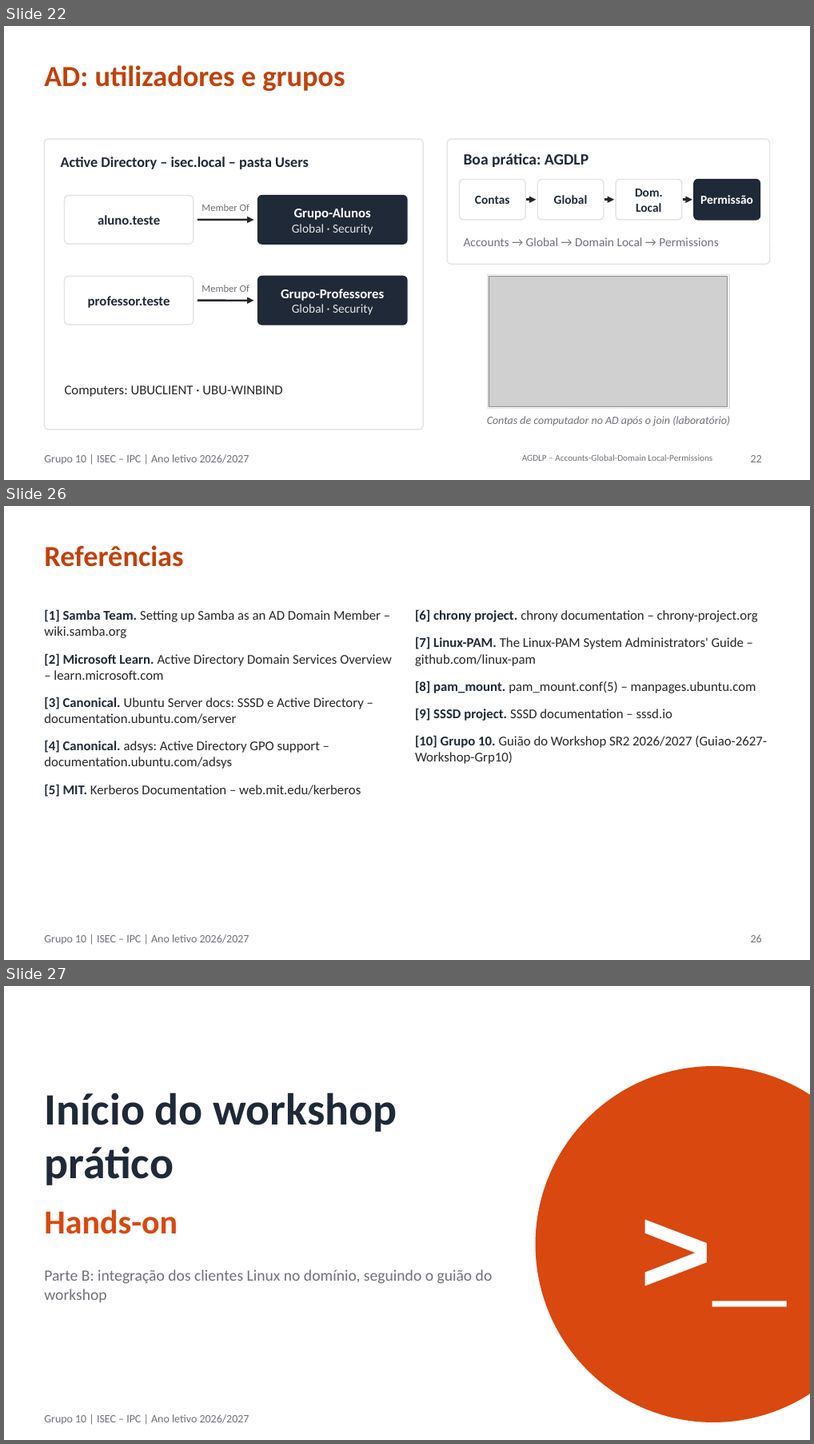
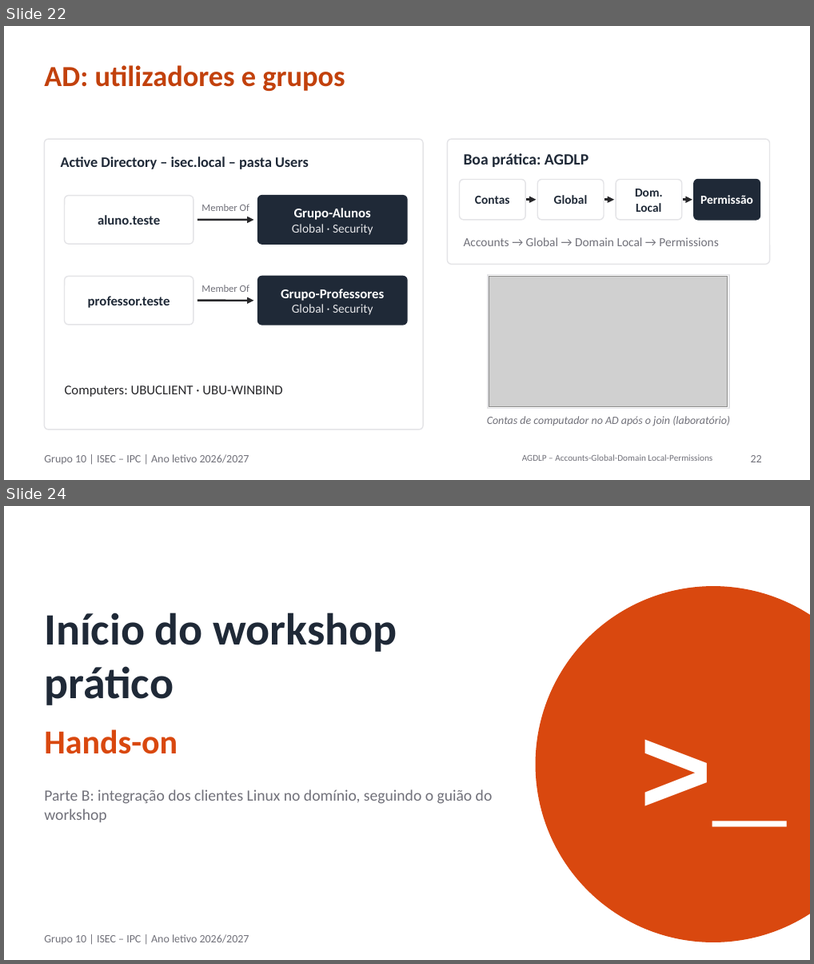
Before and after one commit to orlandonss/TrabalhoSR2, a slide deck: Apresentacoes_Workshop/SR2-2627-Workshop-Grp10-Apresentação-A-resumida.pptx. Shown one above the other, each under a label of ours: slides 22, 26 and 27 before the commit, slides 22 and 24 after it; the slides between them are not shown. The pictures are 814x1444 and 814x964 pixels, drawn with LibreOffice and Linux fonts; fonts in the diff are those of the drawing; grey boxes stand for pictures. Boxes give left, top, right and bottom in pixels: in the first picture for what was removed or moved away, otherwise in the second. Text is boxed around its words. In the diff, an @@ line names an element or a change of style, - is before the commit and + after.

```diff
--- a/Apresentacoes_Workshop/SR2-2627-Workshop-Grp10-Apresentação-A-resumida.pptx
+++ b/Apresentacoes_Workshop/SR2-2627-Workshop-Grp10-Apresentação-A-resumida.pptx
@@ slide 26 removed at [4,506,810,960], background #FFFFFF; not listed: 1 template element that a slide beside it also shows @@
@@ title removed at [44,545,183,567] @@
-Referências
@@ text removed at [44,609,391,796] @@
-[1] Samba Team. Setting up Samba as an AD Domain Member – wiki.samba.org
-[2] Microsoft Learn. Active Directory Domain Services Overview – learn.microsoft.com
-[3] Canonical. Ubuntu Server docs: SSSD e Active Directory – documentation.ubuntu.com/server
-[4] Canonical. adsys: Active Directory GPO support – documentation.ubuntu.com/adsys
-[5] MIT. Kerberos Documentation – web.mit.edu/kerberos
@@ text removed at [415,609,766,764] @@
-[6] chrony project. chrony documentation – chrony-project.org
-[7] Linux-PAM. The Linux-PAM System Administrators' Guide – github.com/linux-pam
-[8] pam_mount. pam_mount.conf(5) – manpages.ubuntu.com
-[9] SSSD project. SSSD documentation – sssd.io
-[10] Grupo 10. Guião do Workshop SR2 2026/2027 (Guiao-2627-Workshop-Grp10)
@@ page number removed at [751,934,762,942] @@
-26
@@ what was slide 27 is now slide 24 @@
```
Also in this commit, not shown: 4 slides changed, 1 slide added, 3 other slides removed, 11 other files.
